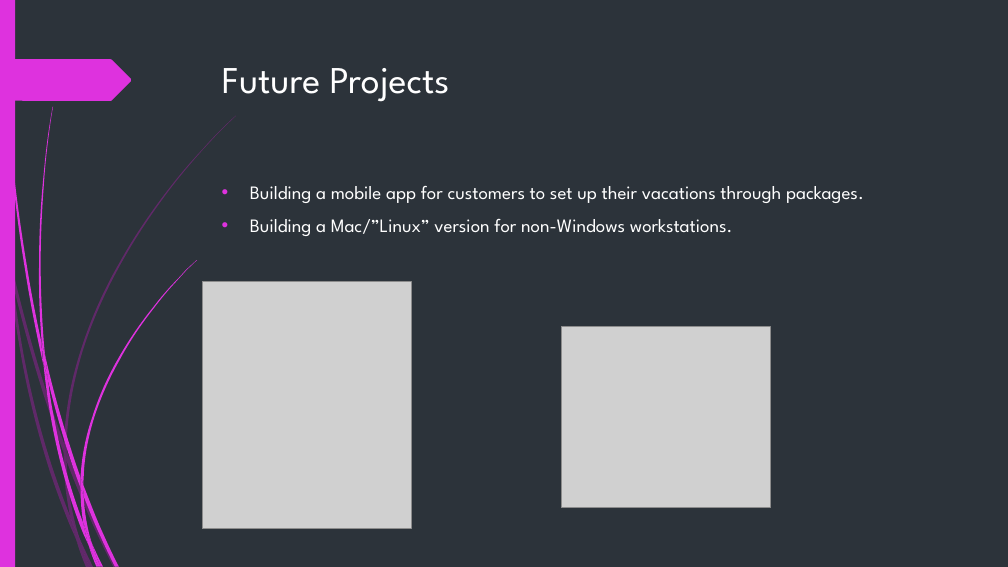
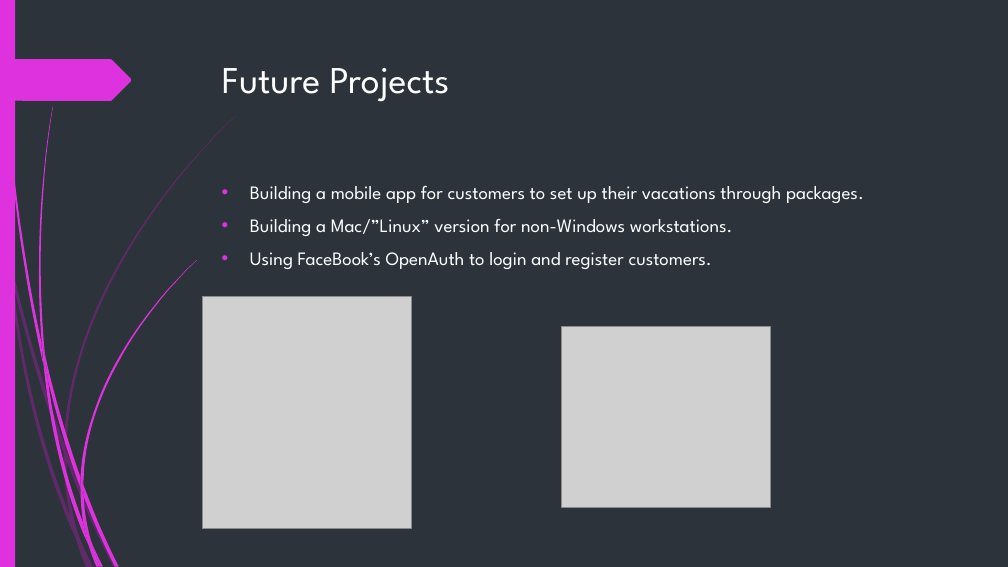
Before and after one commit to RoyalBis/OOSD-PROJ2-TEAM5, a slide deck: slide 6 of OOSD_Project2_Team5_Presentation.pptx. Drawn at 1008x567 pixels with LibreOffice and Linux fonts; fonts in the diff are those of the drawing; grey boxes stand for pictures. Boxes give left, top, right and bottom in pixels: in the first picture for what was removed or moved away, otherwise in the second. Text is boxed around its words. In the diff, an @@ line names an element or a change of style, - is before the commit and + after.

Commit message:
Larry the Loving Llama

```diff
--- a/OOSD_Project2_Team5_Presentation.pptx
+++ b/OOSD_Project2_Team5_Presentation.pptx
@@ text at [250,252,712,269]: paragraph added @@
+• Using FaceBook’s OpenAuth to login and register customers.
@@ picture: place and size @@
-picture at [203,281,411,529]
+picture at [203,297,411,529]
```
